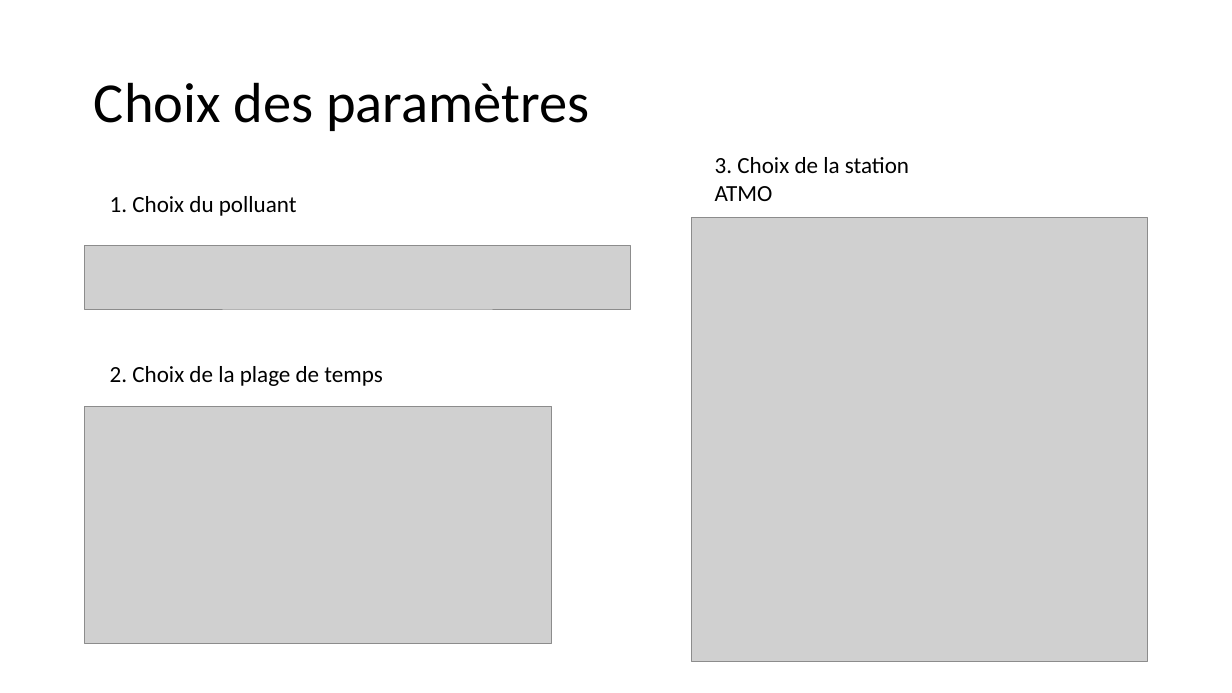
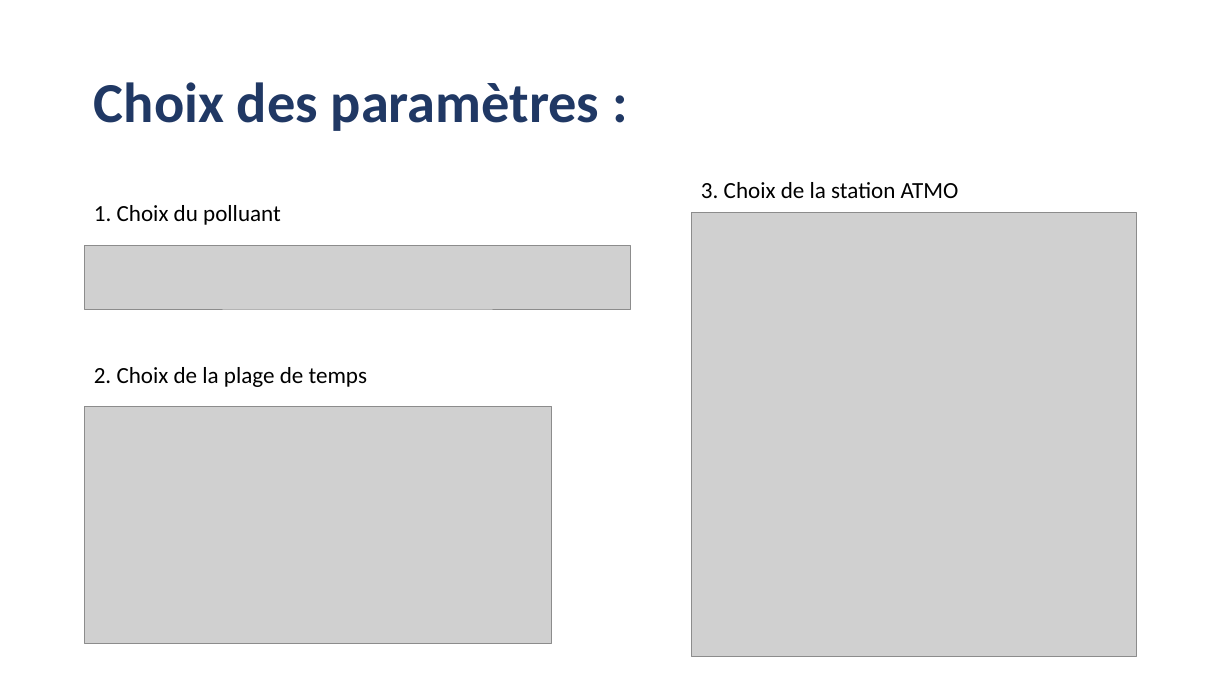
Before and after one commit to gwidoo/Projet-Web-application, a slide deck: slide 4 of Projet WEB.pptx. Drawn at 1232x693 pixels with LibreOffice and Linux fonts; fonts in the diff are those of the drawing; grey boxes stand for pictures. Boxes give left, top, right and bottom in pixels: in the first picture for what was removed or moved away, otherwise in the second. Text is boxed around its words. In the diff, an @@ line names an element or a change of style, - is before the commit and + after.

```diff
--- a/Projet WEB.pptx
+++ b/Projet WEB.pptx
@@ title at (94,82,600,131): text changed; text colour #000000 to #203864; bold on @@
-Choix des paramètres
+Choix des paramètres :
@@ text "3. Choix de la station ..." rewrapped from (715,157,909,201) to (701,182,959,198) @@
@@ text "1. Choix du polluant": place and size @@
-text "1. Choix du polluant" at (110,196,297,216)
+text "1. Choix du polluant" at (94,205,281,225)
@@ picture: place and size @@
-picture at (692,217,1148,662)
+picture at (692,213,1137,657)
@@ text "2. Choix de la plage ...": place and size @@
-text "2. Choix de la plage ..." at (110,366,382,386)
+text "2. Choix de la plage ..." at (94,367,367,387)
```
Also in this commit, not shown: 7 other slides changed.
